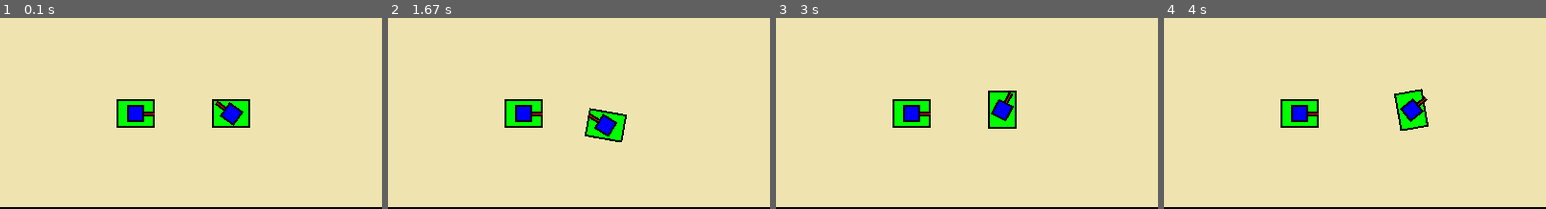
Above: before the commit, frames 1-4 (left to right).
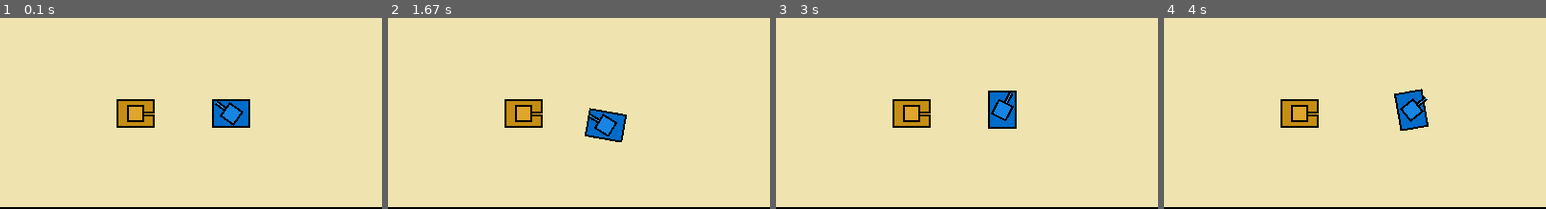
Above: after the commit, the same moments.

Repository: Keksfabrik-glitch/Panzerkiste
Game: pygame game, started from Main.py
Same seed, same stepped clock (60 frames per second), same inputs: the game is played once before the commit and once after it.
Inputs (mouse positions are % of the whole screen's width and height, from its top left):
- Up to frame 1 (0.1 s): no input
- Up to frame 2 (1.67 s): click "Kugeln: 5" at 0.38 s; hold D 0.67-1.13 s; move the mouse to (82, 47) at 0.7 s; hold W 1.17-1.47 s; move the mouse to (50, 56) at 1.2 s; hold D from 1.5 s (still down); move the mouse to (26, 51) at 1.53 s
- Up to frame 3 (3 s): release D at 1.97 s; hold A 2-2.53 s; move the mouse to (60, 72) at 2.03 s; hold S 2.57-2.87 s; move the mouse to (19, 74) at 2.6 s; hold A from 2.9 s (still down); move the mouse to (65, 15) at 2.93 s
- Up to frame 4 (4 s): release A at 3.3 s; hold W 3.33-3.7 s; move the mouse to (87, 85) at 3.37 s; hold D from 3.73 s (still down); move the mouse to (62, 59) at 3.77 s
The pictures show only the part of the screen within x 20-70%, y 50-100%; the shares and areas given below are measured in that part.

The runs differ from the first frame. In frame 1, 1.9% of the frame differs, in the area x 31-65%, y 43-57%; in frame 2, 1.9%; in frame 3, 1.9%; in frame 4, 2.0%, in the area x 31-69%, y 38-58%.

Commit message:
Ne Packung Buntstifte
Farben sind so kunterbunt.
Farben für die Panzer

Diff:
--- a/panzer.py
+++ b/panzer.py
@@ -1,3 +1,4 @@
+#+ tuple(min(c + amount, 255) for c in color)
 import pygame
 import math
 import random
@@ -28,6 +29,11 @@
 
 screen = pygame.display.set_mode((WIDTH,HEIGHT))  # screengröße für den Startbildschirm
 ## CLASSES
+def FarbeVerändern(farbe, amount):
+    ret = []
+    for ft in farbe:
+        ret.append(max(min(255, ft + amount),0))
+    return tuple(ret)
 def randomNameID(länge=5,idOrName=True):
 
     if idOrName == True:
@@ -35,9 +41,10 @@
         return "".join(random.choices(Zeichen, k = länge))
 class Player(pygame.sprite.Sprite):
 
-    def __init__(self, position,Name):
+    def __init__(self, position,Name,farbe):
         super().__init__()
         self.Punkte = 0
+        self.farbe = farbe
         self.ID = Name
         self.position = pygame.Vector2(position)
         self.richtung = 90
@@ -64,15 +71,15 @@
         #  Grafik:
         #  Unten
         self.body_surface = pygame.Surface((panzer_größe * 0.75, panzer_größe), pygame.SRCALPHA)
-        self.body_surface.fill(GRÜN)
+        self.body_surface.fill(FarbeVerändern(self.farbe,-25))
         pygame.draw.rect(self.body_surface, SCHWARZ, (0, 0, panzer_größe * 0.75, panzer_größe), 2)
         # Turm
         self.turm = pygame.Surface((panzer_größe // 2.15, panzer_größe // 2.15), pygame.SRCALPHA)
-        self.turm.fill(BLAU)
+        self.turm.fill(self.farbe)
         pygame.draw.rect(self.turm, SCHWARZ, (0, 0, panzer_größe // 2.15, panzer_größe // 2.15), 2)
         #Kanone
         self.kanone = pygame.Surface((panzer_größe, panzer_größe // 8), pygame.SRCALPHA)
-        pygame.draw.rect(self.kanone, ROT, (panzer_größe // 2+1, 0, panzer_größe // 1.5, panzer_größe // 8))
+        pygame.draw.rect(self.kanone, FarbeVerändern(self.farbe,25), (panzer_größe // 2+1, 0, panzer_größe // 1.5, panzer_größe // 8))
         pygame.draw.rect(self.kanone, SCHWARZ, (panzer_größe // 2+1, 0, panzer_größe // 1.5, panzer_größe // 8), 2)
         # Platzhalter (wird bei update() gesetzt)
         self.image = pygame.Surface((1, 1), pygame.SRCALPHA)
@@ -194,7 +201,7 @@
             #running = False
 class FeindPanzer(pygame.sprite.Sprite):
 
-    def __init__(self, position,Name,level,leben,kannFahren,geschwindigkeit,drehgeschwindigkeit,schuss_cooldown,kugeln,kugelSpeed,nachladezeit):
+    def __init__(self, position,Name,level,leben,kannFahren,geschwindigkeit,drehgeschwindigkeit,schuss_cooldown,kugeln,kugelSpeed,nachladezeit,farbe):
         super().__init__()
         self.kannFahren = kannFahren
         self.Punkte = 0
@@ -213,6 +220,7 @@
         self.nachladezeit = nachladezeit
         self.letzterSchuss = 0
         self.letzterEinzelschuss = 0
+        self.farbe = farbe
 
         self.mieneZeit = 15
         self.mienenAnzahl = -1
@@ -227,15 +235,15 @@
         #  Grafik:
         #  Unten
         self.body_surface = pygame.Surface((panzer_größe * 0.75, panzer_größe), pygame.SRCALPHA)
-        self.body_surface.fill(GRÜN)
+        self.body_surface.fill(FarbeVerändern(farbe,-25))
         pygame.draw.rect(self.body_surface, SCHWARZ, (0, 0, panzer_größe * 0.75, panzer_größe), 2)
         # Turm
         self.turm = pygame.Surface((panzer_größe // 2.15, panzer_größe // 2.15), pygame.SRCALPHA)
-        self.turm.fill(BLAU)
+        self.turm.fill(farbe)
         pygame.draw.rect(self.turm, SCHWARZ, (0, 0, panzer_größe // 2.15, panzer_größe // 2.15), 2)
         #Kanone
         self.kanone = pygame.Surface((panzer_größe, panzer_größe // 8), pygame.SRCALPHA)
-        pygame.draw.rect(self.kanone, ROT, (panzer_größe // 2+1, 0, panzer_größe // 1.5, panzer_größe // 8))
+        pygame.draw.rect(self.kanone, FarbeVerändern(farbe,25), (panzer_größe // 2+1, 0, panzer_größe // 1.5, panzer_größe // 8))
         pygame.draw.rect(self.kanone, SCHWARZ, (panzer_größe // 2+1, 0, panzer_größe // 1.5, panzer_größe // 8), 2)
         # Platzhalter (wird bei update() gesetzt)
         self.image = pygame.Surface((1, 1), pygame.SRCALPHA)
@@ -377,7 +385,8 @@
             #maxKugeln = kugeln
             kugelSpeed = int(min(12, 8 + (level - 1) *0.5)) #steigt: [a,a,][b,b][c,c][d,d,d..] max 12, min 8
             nachladezeit = int(max(1, 50 + (level - 1) *-1.5))/10 #sink: -[a],-[b],-[a]... max 5, min 0.1  #/10 damit es im Nachstellenbereich ist
-            neuerPanzer = FeindPanzer(position,id,level,leben,kannFahren,geschwindigkeit,drehgeschwindigkeit,schuss_cooldown,kugeln,kugelSpeed,nachladezeit)
+            farbe = (222, 166, 44)
+            neuerPanzer = FeindPanzer(position,id,level,leben,kannFahren,geschwindigkeit,drehgeschwindigkeit,schuss_cooldown,kugeln,kugelSpeed,nachladezeit,farbe)
             self.panzer.append(neuerPanzer)
             feindPanzerGR.add(neuerPanzer)
             # Mienen Stats und appraller danach noch...
@@ -631,7 +640,7 @@
 
     # Spieler neu platzieren
     global player
-    player = Player(map_data["player_start"], "Spieler1")
+    player = Player(map_data["player_start"], "Spieler1",(23, 133, 227))
     spieler_gruppe.empty()
     spieler_gruppe.add(player)
 
